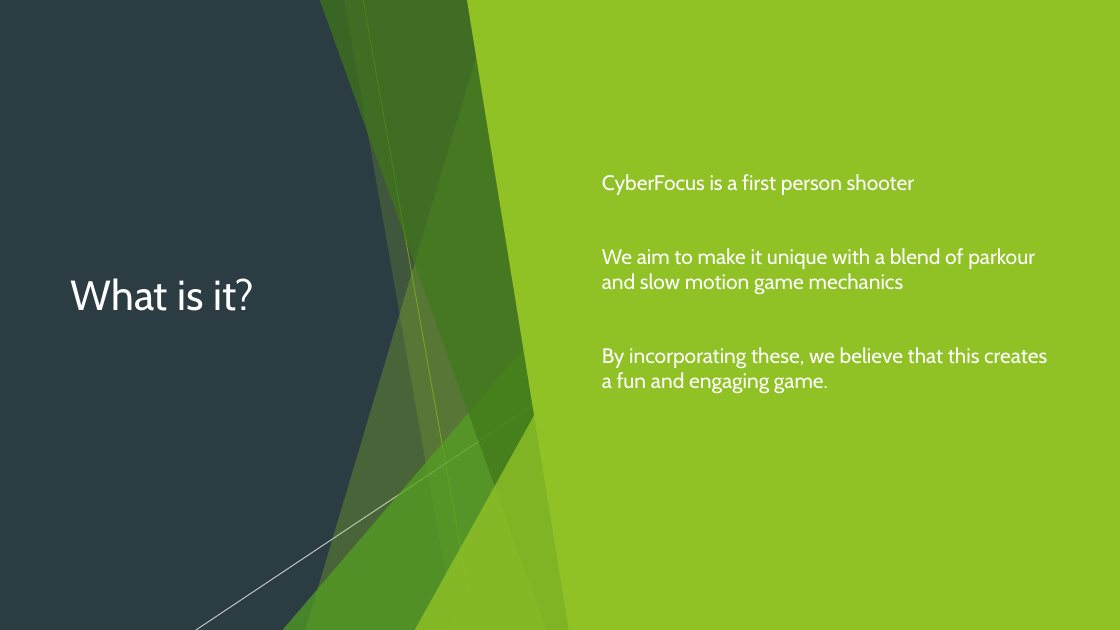
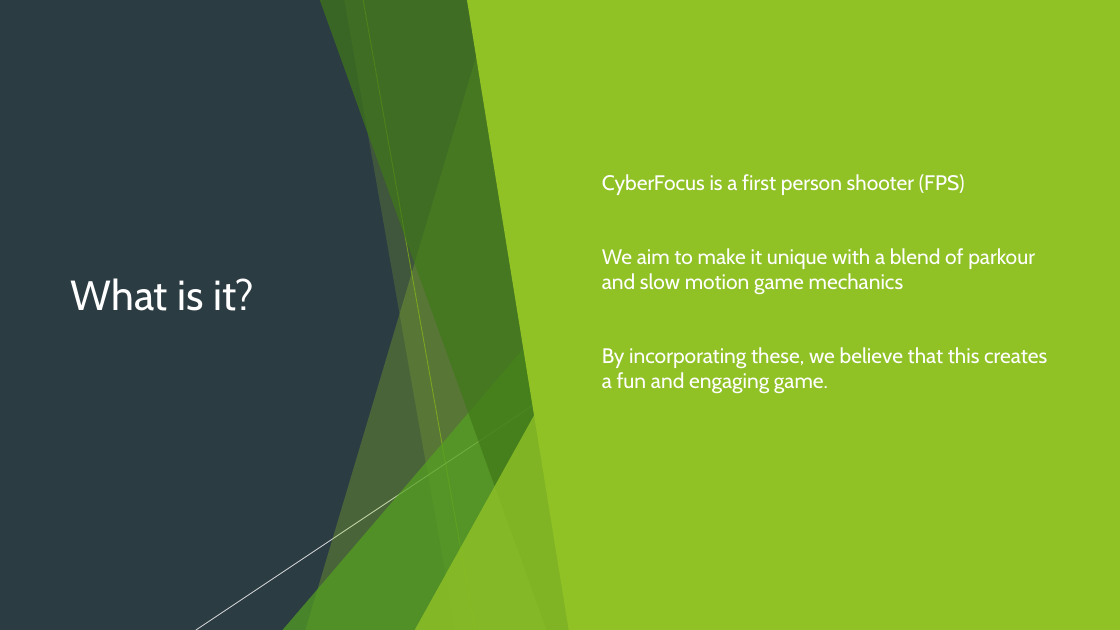
Before and after one commit to Pilokio/Tranzfuser, a slide deck: slide 3 of Virtual Pitch Presentation/Pitch.pptx. Drawn at 1120x630 pixels with LibreOffice and Linux fonts; fonts in the diff are those of the drawing. Boxes give left, top, right and bottom in pixels: in the first picture for what was removed or moved away, otherwise in the second. Text is boxed around its words. In the diff, an @@ line names an element or a change of style, - is before the commit and + after.

Commit message:
More work done on presentation

```diff
--- a/Virtual Pitch Presentation/Pitch.pptx
+++ b/Virtual Pitch Presentation/Pitch.pptx
@@ text at box(602, 174, 965, 195): text changed @@
-▶ CyberFocus is a first person shooter
+▶ CyberFocus is a first person shooter (FPS)
```
Also in this commit, not shown: 2 slides added.
